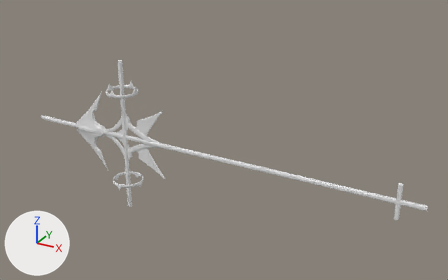
Renders of the Blender file Assets/Models/EGO/religion/apostlespear.blend from each side of a commit.
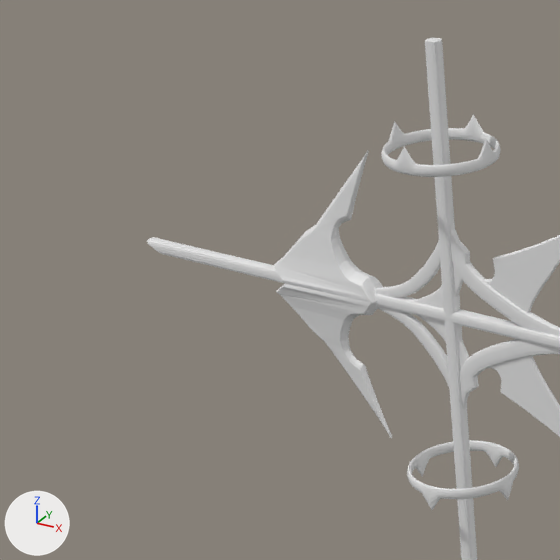
Each version is shown whole from a 50 mm camera at (5.21, -8.92, 4.86) aimed at (0.09, 0.38, 0.21), then close up on the part from 0% to 35% of the width and 18% to 73% of the height. Lighting does not change. The marker at lower left points along +X, +Y and +Z.
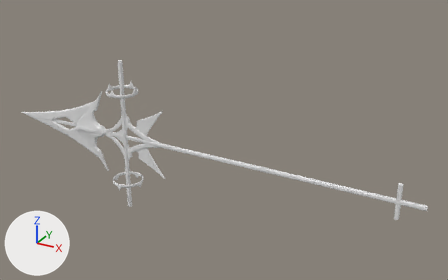
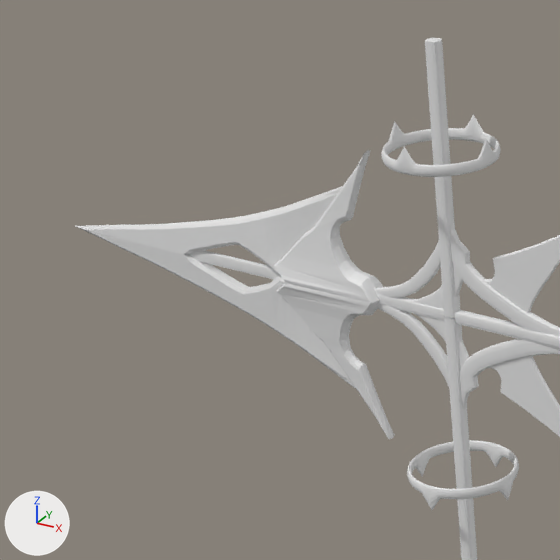
What differs and where, as boxes (x1, y1, x2, y2) in the close-ups (560 x 560 px):
'Cube.008', added
    after: (76, 186, 357, 390)
'Cube.007', rescaled
    before: (274, 151, 392, 438)
    after: (274, 150, 394, 439)
'Cube', reshaped
    before: (147, 237, 560, 349)
    after: (188, 250, 560, 349)

The change, as a list of edits to the scene's bpy script:
```text
Change me_cube_001:
    used by ob_cube; location = (0.0, 0.0, 0.0); scale = (4.0, 0.038, 0.0379)
    remove me_cube_001.from_pydata(...)  # 93 vertices, 92 faces; spans x -1.03..0.98, y -1.0..1.0, z -1.0..1.0
    add me_cube_001.from_pydata(...)  # 109 vertices, 108 faces; spans x -1.03..0.98, y -1.0..1.0, z -1.0..1.0
    me_cube_001 part 1
    12 vertices are removed from x -1.03..-1.0, y -1.0..1.0, z -0.48..0.49
    32 faces are deleted
    6 vertices in x -1.03..-1.0, y 0.48, z -0.97..0.97 move by (0.0, -0.28, 0.0)
    6 vertices in x -1.03..-1.0, y -0.48, z -0.97..0.97 move by (0.0, 0.28, 0.0)
    3 vertices in x -1.03..-1.0, y -0.84, z -0.84..0.84 move by (0.0, 0.5, 0.0)
    3 vertices in x -1.03..-1.0, y 0.84, z -0.84..0.84 move by (0.0, -0.5, 0.0)
    28 vertices are added at x -1.03..-0.96, y -0.41..0.41, z -1.0..1.0
    48 new faces join them
Add me_cube_007:
    me_cube_007.from_pydata(...)  # 113 vertices, 89 faces; spans x -0.87..1.07, y -0.62..0.05, z 0.0..1.04
Change ob_cube_007:
    ob_cube_007.scale: (0.309, 0.158, 0.869) -> (0.309, 0.187, 0.869)
Add ob_cube_008:
    ob_cube_008 = bpy.data.objects.new('Cube.008', me_cube_007)
    ob_cube_008.location = (-3.76, 0.0, 0.0)
    ob_cube_008.scale = (1.12, 0.0694, 0.623)
    _m = ob_cube_008.modifiers.new('Mirror', 'MIRROR')
    _m.use_axis = (False, True, True)
```
